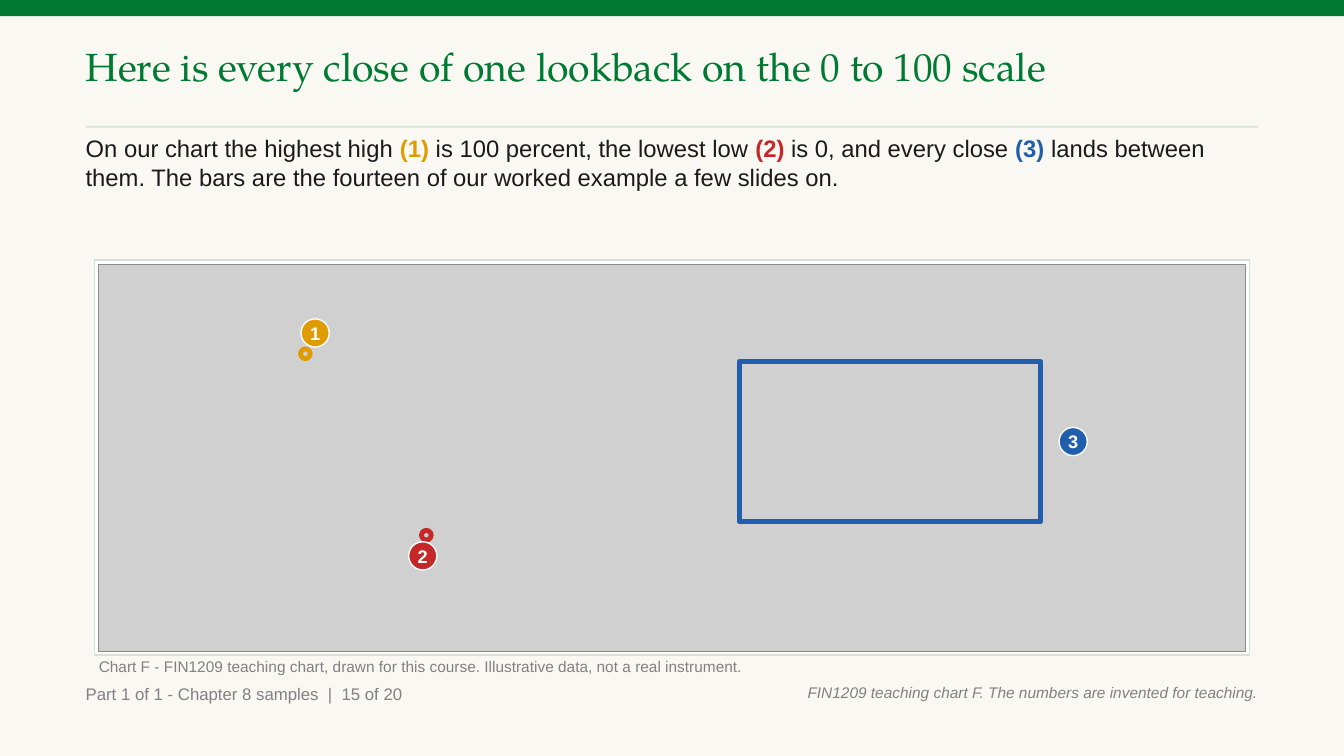
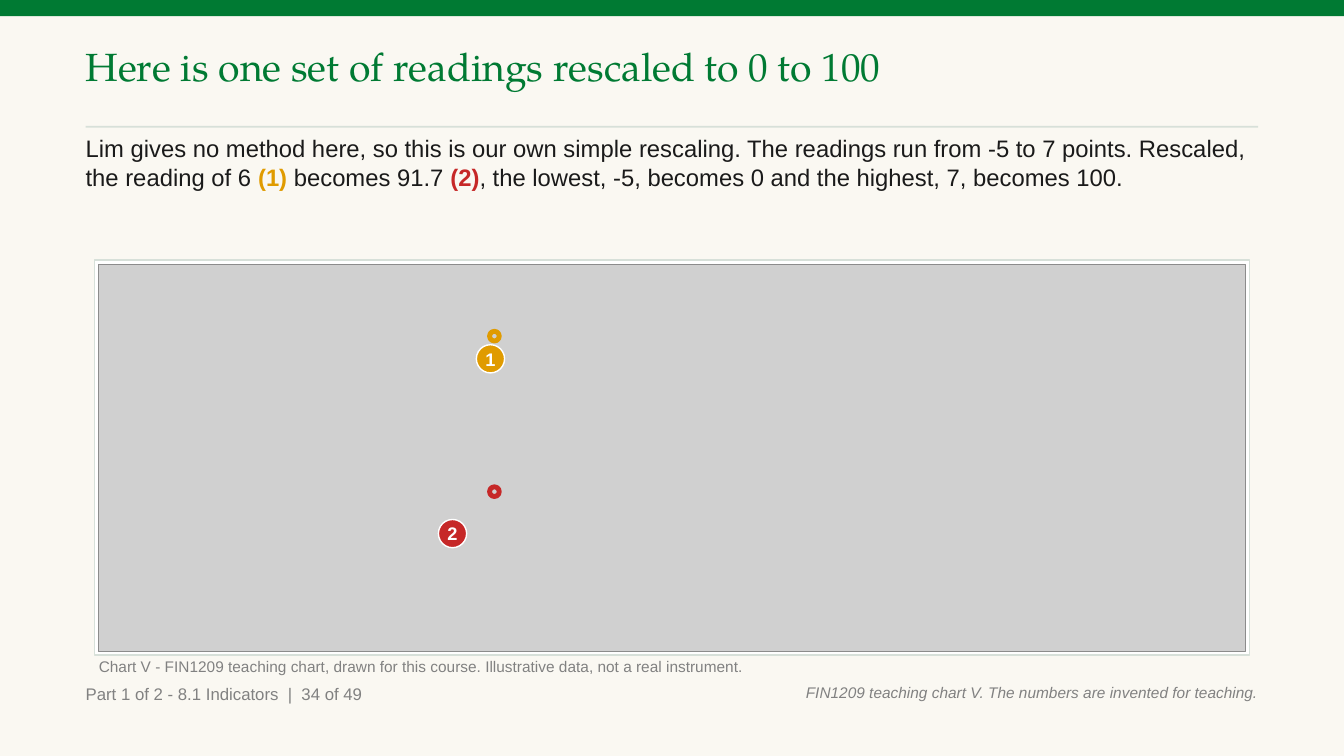
Before and after one commit to benjiesotelo-sudo/Telos_FIN1209, a slide deck: slide 40 of chapter-08/FIN1209-Chapter-08.pptx (slide 17 before the commit). Drawn at 1344x756 pixels with LibreOffice and Linux fonts; fonts in the diff are those of the drawing; grey boxes stand for pictures. Boxes give left, top, right and bottom in pixels: in the first picture for what was removed or moved away, otherwise in the second. Text is boxed around its words. In the diff, an @@ line names an element or a change of style, - is before the commit and + after.

Commit message:
Chapter 8 Part A: 132 slides written by hand (8.1 and 8.2), 11 checks, 40 charts of ours, student edition and run card

```diff
--- a/chapter-08/FIN1209-Chapter-08.pptx
+++ b/chapter-08/FIN1209-Chapter-08.pptx
@@ text at (86, 52, 880, 92): text changed @@
-Here is every close of one lookback on the 0 to 100 scale
+Here is one set of readings rescaled to 0 to 100
@@ text at (86, 139, 1245, 191): text changed @@
-On our chart the highest high (1) is 100 percent, the lowest low (2) is 0, and every close (3) lands between them. The bars are the fourteen of our worked example a few slides on.
+Lim gives no method here, so this is our own simple rescaling. The readings run from -5 to 7 points. Rescaled, the reading of 6 (1) becomes 91.7 (2), the lowest, -5, becomes 0 and the highest, 7, becomes 100.
@@ ellipse "1": place and size @@
-ellipse "1" at (301, 319, 330, 347)
+ellipse "1" at (477, 345, 505, 373)
@@ ellipse: place and size @@
-ellipse at (300, 349, 311, 359)
+ellipse at (490, 332, 500, 342)
@@ rectangle removed at (739, 362, 1041, 521) @@
@@ ellipse removed at (1060, 427, 1088, 456) @@
-3
@@ ellipse: place and size @@
-ellipse at (421, 530, 432, 540)
+ellipse at (490, 487, 500, 497)
@@ ellipse "2": place and size @@
-ellipse "2" at (408, 541, 437, 570)
+ellipse "2" at (439, 519, 467, 547)
@@ text at (86, 688, 362, 700): text changed @@
-Part 1 of 1 - Chapter 8 samples | 15 of 20
+Part 1 of 2 - 8.1 Indicators | 34 of 49
@@ text at (99, 661, 742, 675): text changed @@
-Chart F - FIN1209 teaching chart, drawn for this course. Illustrative data, not a real instrument.
+Chart V - FIN1209 teaching chart, drawn for this course. Illustrative data, not a real instrument.
@@ text at (806, 687, 1258, 701): text changed @@
-FIN1209 teaching chart F. The numbers are invented for teaching.
+FIN1209 teaching chart V. The numbers are invented for teaching.
```
Also in this commit, not shown: 19 other slides changed, 111 slides added, 5 slides removed, 12 other files.
